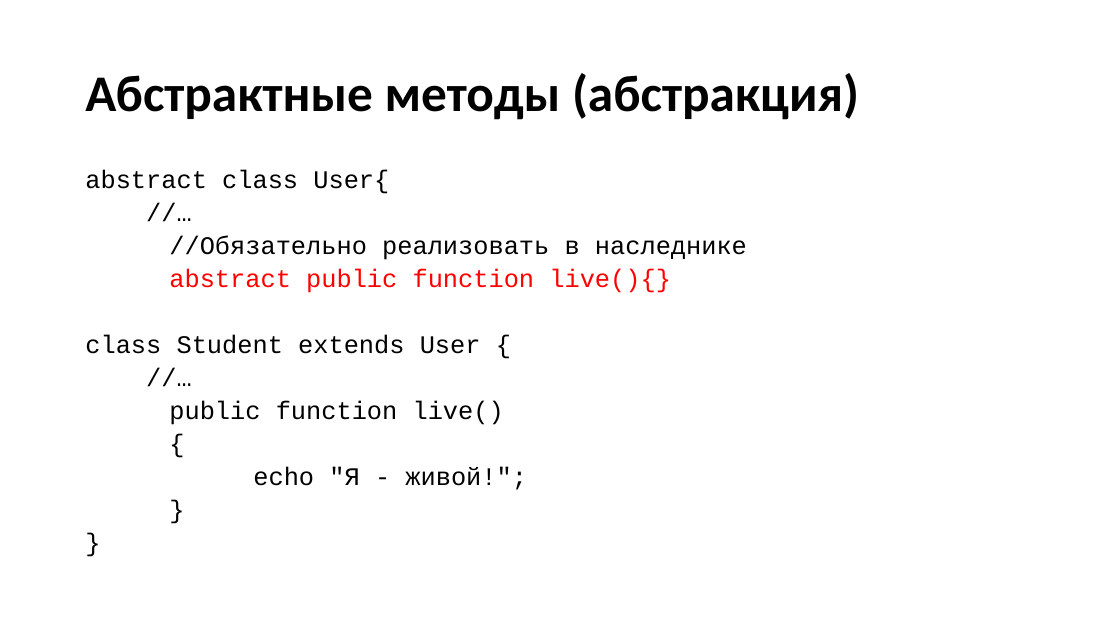
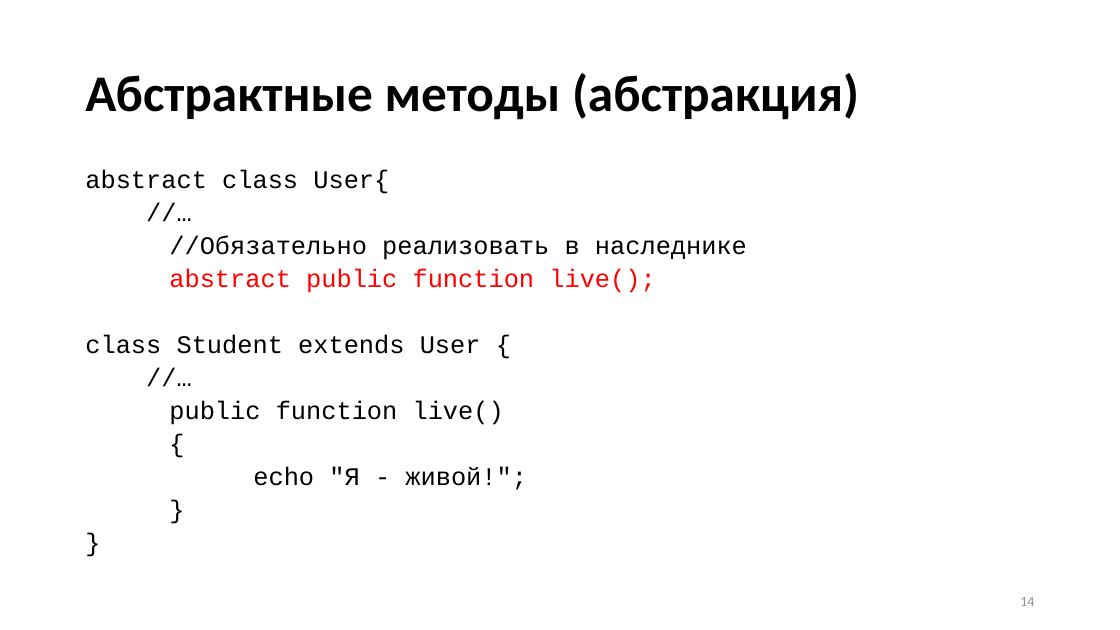
Before and after one commit to neverlaaazy/WebDev-docs, a slide deck: slide 14 of 6 PHP ООП.pptx (slide 13 before the commit). Drawn at 1120x630 pixels with LibreOffice and Linux fonts; fonts in the diff are those of the drawing. Boxes give left, top, right and bottom in pixels: in the first picture for what was removed or moved away, otherwise in the second. Text is boxed around its words. In the diff, an @@ line names an element or a change of style, - is before the commit and + after.

```diff
--- a/6 PHP ООП.pptx
+++ b/6 PHP ООП.pptx
@@ text at [169, 269, 655, 293]: text changed @@
-abstract public function live(){}
+abstract public function live();
@@ page number added at [1020, 597, 1034, 606], 12 pt, text #8C8C8C @@
+14
```
Also in this commit, not shown: 18 other slides changed, 8 slides added.
